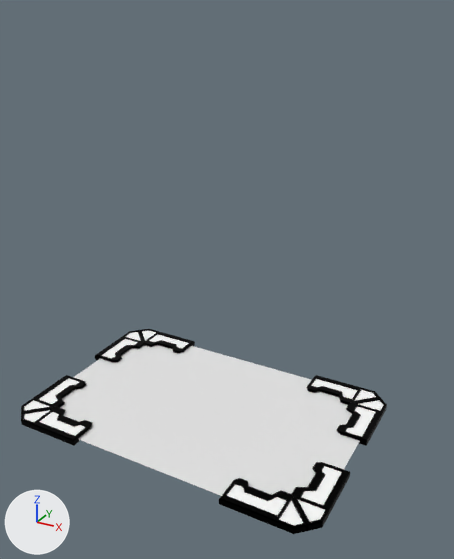
One commit to the FBX model Rebound/Assets/Shield/Shield.fbx: the scene before it, then after it.
One viewpoint serves both versions: a 50 mm camera at (11.1, -18.3, 15.0) aimed at (0.5, 1.0, 5.4). The lights are fixed; the arrows at lower left show +X, +Y and +Z.

In view in the first picture: 'Brackets', 'Plane'.
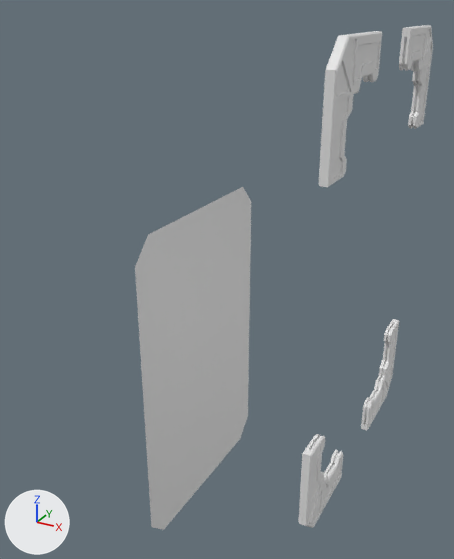
The change, as a list of edits to the scene's bpy script:
```text
Change me_cube_000:
    used by ob_brackets; location = (6.13, -3.97, 0.0); scale = (1.33, 1.33, 1.33)
    remove me_cube_000.from_pydata(...)  # 2080 vertices, 1888 faces; spans x -9.49..0.26, y -0.26..6.23, z -0.1..0.11
    remove me_cube_000.materials.append(mat_material_002)
    add me_cube_000.from_pydata(...)  # 2080 vertices, 1888 faces; spans x -14.38..0.34, y -0.34..9.43, z -0.14..0.14
    me_cube_000 part 1: the loose piece of 260 vertices spanning x -9.49..-6.95, y -0.26..2.27, z 0.0..0.11 is scaled about its middle by 1.33, then moved by (-4.48, 0.33, 0.02)
    me_cube_000 part 2: the loose piece of 260 vertices spanning x -2.27..0.26, y 3.7..6.23, z 0.0..0.11 is scaled about its middle by 1.33, then moved by (-0.33, 2.78, 0.02)
    me_cube_000 part 3: the loose piece of 260 vertices spanning x -9.49..-6.95, y 3.7..6.23, z 0.0..0.11 is scaled about its middle by 1.33, then moved by (-4.48, 2.78, 0.02)
    me_cube_000 part 4: the loose piece of 260 vertices spanning x -9.49..-6.95, y -0.26..2.27, z -0.1..0.01 is scaled about its middle by 1.33, then moved by (-4.48, 0.33, -0.02)
    me_cube_000 part 5: the loose piece of 260 vertices spanning x -2.27..0.26, y 3.7..6.23, z -0.1..0.01 is scaled about its middle by 1.33, then moved by (-0.33, 2.78, -0.02)
    me_cube_000 part 6: the loose piece of 260 vertices spanning x -9.49..-6.95, y 3.7..6.23, z -0.1..0.01 is scaled about its middle by 1.33, then moved by (-4.48, 2.78, -0.02)
    me_cube_000 part 7: 517 vertices removed from x -2.27..0.26, y -0.26..2.27, z -0.1..0.11; 517 vertices added at x -3.02..0.34, y -0.34..3.02, z -0.14..0.14
Change ob_brackets:
    ob_brackets.scale: (1.33, 1.33, 1.33) -> (1.0, 1.0, 1.0)
    ob_brackets.location: (6.13, -3.97, 0.0) -> (6.02, -3.9, 0.0)
    ob_brackets.rotation_euler: (0.0, 0.0, 0.0) -> (0.0, 1.571, 0.0)  # degrees (0, 0, 0) -> degrees (0, 90, 0)
Change ob_plane:
    ob_plane.scale: (1.02, 1.02, 1.02) -> (1.0, 1.0, 1.0)
    ob_plane.location: (0.0, 0.0, 0.0) -> (0.0, 0.0, 2.36)
    ob_plane.rotation_euler: (0.0, 0.0, 0.0) -> (0.0, 1.571, 0.0)  # degrees (0, 0, 0) -> degrees (0, 90, 0)
```

Pixel boxes (x1, y1, x2, y2) of what changed, in the pictures (454 x 559 px; the box of a moved part takes in the faces that stretch with it):
'Plane', moved, turned, rescaled
    before: (60, 345, 360, 496)
    after: (135, 187, 251, 530)
'Brackets', reshaped, moved, turned, rescaled
    before: (21, 329, 387, 534)
    after: (298, 25, 433, 528)
part 1 of me_cube_000, moved or reshaped
    before: (21, 375, 92, 443)
    after: (323, 31, 382, 187)
part 2 of me_cube_000, moved or reshaped
    before: (307, 375, 387, 443)
    after: (364, 320, 399, 431)
part 3 of me_cube_000, moved or reshaped
    before: (95, 329, 195, 362)
    after: (404, 25, 433, 129)
part 4 of me_cube_000, moved or reshaped
    before: (21, 422, 80, 446)
    after: (319, 31, 376, 187)
part 5 of me_cube_000, moved or reshaped
    before: (359, 407, 387, 446)
    after: (361, 319, 396, 430)
part 6 of me_cube_000, moved or reshaped
    before: (95, 343, 195, 360)
    after: (399, 25, 425, 128)
part 7 of me_cube_000, moved or reshaped
    before: (219, 462, 350, 534)
    after: (298, 434, 343, 528)
